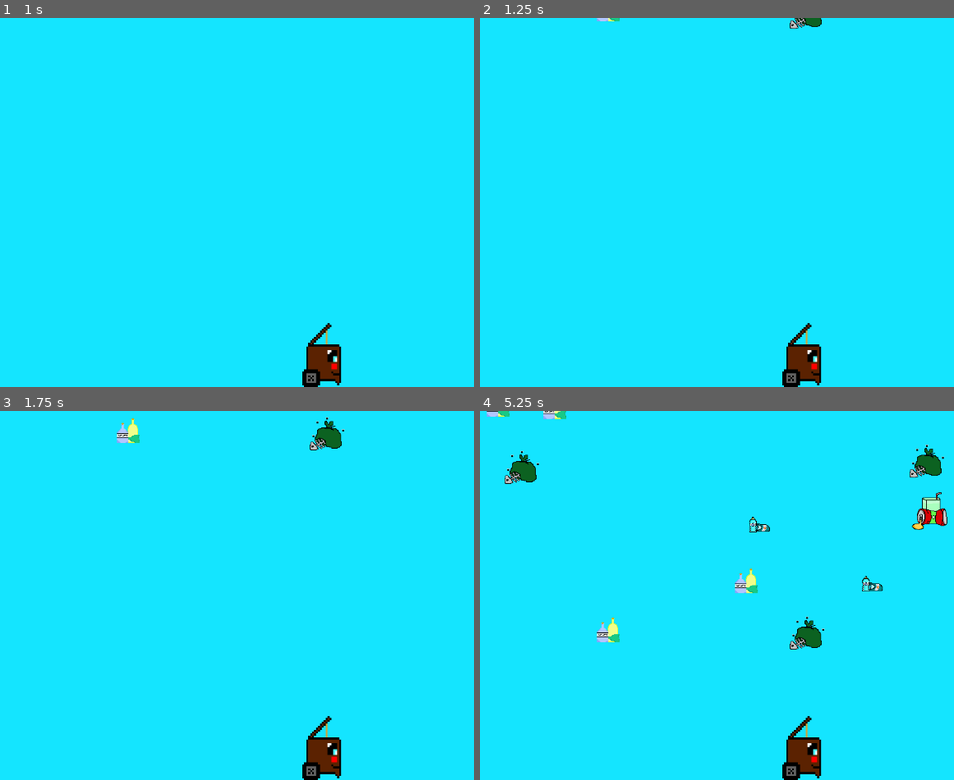
Above: before the commit, frames 1-4 (two rows, left to right).
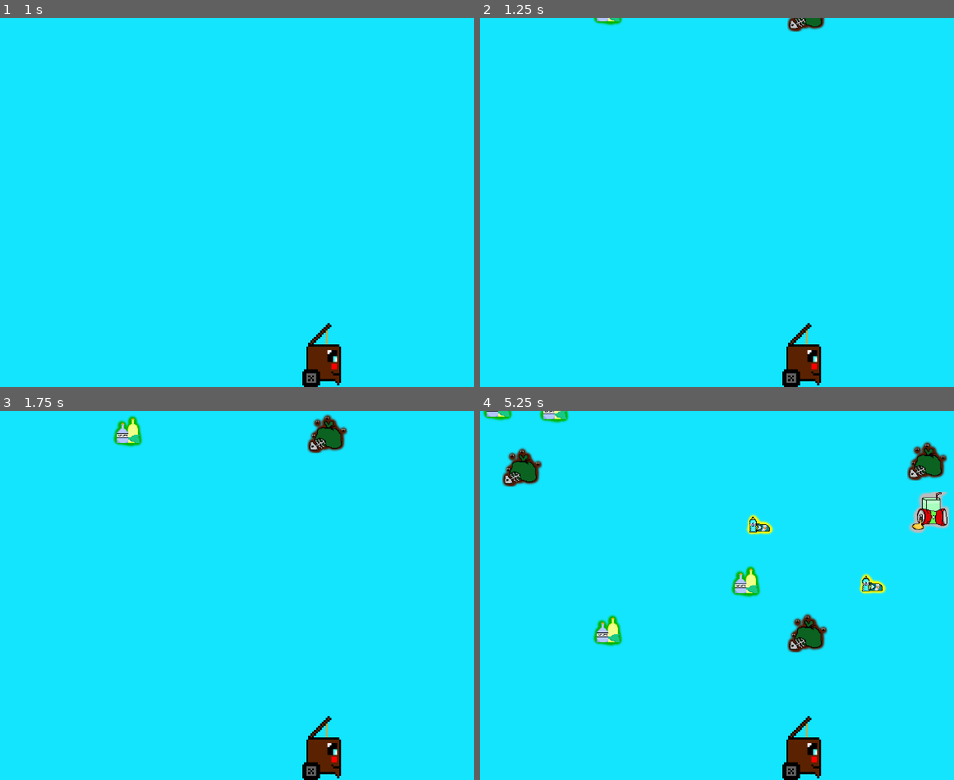
Above: after the commit, the same moments.

Repository: DJcrime/Trash-run
Game: Godot game, scene res://scenes/mainGame.tscn
Same seed, same stepped clock (60 frames per second), same inputs: the game is played once before the commit and once after it. This scene is started directly instead of the project's main scene.
Inputs:
- Up to frame 1 (1 s): tap Enter at 0.5 s
- Up to frame 2 (1.25 s): no input
- Up to frame 3 (1.75 s): no input
- Up to frame 4 (5.25 s): no input

Frame 1 is identical in both runs. In frame 2, 0.2% of the frame differs, in the area x 23-73%, y 0-4%; in frame 3, 0.5%; in frame 4, 2.2%, in the area x 0-99%, y 0-66%.

Commit message:
glow
added glowing effect to trashes so u can understand better the right bin

Diff:
--- a/characters/carton.tscn
+++ b/characters/carton.tscn
@@ -1,6 +1,7 @@
-[gd_scene load_steps=3 format=3 uid="uid://crnvhvrr7wx7o"]
+[gd_scene load_steps=4 format=3 uid="uid://crnvhvrr7wx7o"]
 
 [ext_resource type="Texture2D" uid="uid://cbg7v0vb8dau6" path="res://grafiche/trashes/cartone.png" id="1_c81lu"]
+[ext_resource type="Texture2D" uid="uid://b4gr4f237gp84" path="res://grafiche/trashes/Shadows/cartonShadow.png" id="1_mvm0i"]
 
 [sub_resource type="RectangleShape2D" id="RectangleShape2D_p7c1l"]
 size = Vector2(51, 41)
@@ -12,5 +13,11 @@
 position = Vector2(-2.5, -3.5)
 shape = SubResource("RectangleShape2D_p7c1l")
 
+[node name="CartonShadow" type="Sprite2D" parent="."]
+modulate = Color(0, 0.0313726, 1, 1)
+position = Vector2(-2, 0)
+scale = Vector2(1.1, 1.1)
+texture = ExtResource("1_mvm0i")
+
 [node name="Sprite2D" type="Sprite2D" parent="."]
 texture = ExtResource("1_c81lu")
--- a/characters/glass.tscn
+++ b/characters/glass.tscn
@@ -1,7 +1,8 @@
-[gd_scene load_steps=4 format=3 uid="uid://ced0rf1j0l7uf"]
+[gd_scene load_steps=5 format=3 uid="uid://ced0rf1j0l7uf"]
 
 [ext_resource type="Script" path="res://scripts/glass.gd" id="1_m4b2h"]
 [ext_resource type="Texture2D" uid="uid://dirf6ak2sn3qw" path="res://grafiche/trashes/vetri.png" id="2_1cxml"]
+[ext_resource type="Texture2D" uid="uid://dd0rwpqlgudof" path="res://grafiche/trashes/Shadows/vetriShadow.png" id="2_87wp3"]
 
 [sub_resource type="RectangleShape2D" id="RectangleShape2D_tblia"]
 size = Vector2(40, 43)
@@ -10,9 +11,14 @@
 collision_layer = 2
 script = ExtResource("1_m4b2h")
 
-[node name="Sprite2D" type="Sprite2D" parent="."]
-texture = ExtResource("2_1cxml")
-
 [node name="CollisionShape2D" type="CollisionShape2D" parent="."]
 position = Vector2(1, -0.5)
 shape = SubResource("RectangleShape2D_tblia")
+
+[node name="VetriShadow" type="Sprite2D" parent="."]
+modulate = Color(0, 0.709804, 0, 1)
+position = Vector2(-1, 0)
+texture = ExtResource("2_87wp3")
+
+[node name="Sprite2D" type="Sprite2D" parent="."]
+texture = ExtResource("2_1cxml")
--- a/characters/indifferenziata.tscn
+++ b/characters/indifferenziata.tscn
@@ -1,6 +1,7 @@
-[gd_scene load_steps=3 format=3 uid="uid://x5n3c1t0jbua"]
+[gd_scene load_steps=4 format=3 uid="uid://x5n3c1t0jbua"]
 
 [ext_resource type="Texture2D" uid="uid://duf10l3585cf4" path="res://grafiche/trashes/indifferenziata.png" id="1_4fnfp"]
+[ext_resource type="Texture2D" uid="uid://bivx2ivtjhqrd" path="res://grafiche/trashes/Shadows/indifferenziataShadow.png" id="1_5l8wl"]
 
 [sub_resource type="RectangleShape2D" id="RectangleShape2D_h271e"]
 size = Vector2(56, 61)
@@ -12,6 +13,12 @@
 position = Vector2(-1, -2.5)
 shape = SubResource("RectangleShape2D_h271e")
 
+[node name="IndifferenziataShadow" type="Sprite2D" parent="."]
+modulate = Color(0.737255, 0.737255, 0.737255, 1)
+position = Vector2(-4, -2)
+scale = Vector2(1.03, 1.03)
+texture = ExtResource("1_5l8wl")
+
 [node name="Sprite2D" type="Sprite2D" parent="."]
 texture = ExtResource("1_4fnfp")
 offset = Vector2(-2.95, -1.765)
--- a/characters/plastic.tscn
+++ b/characters/plastic.tscn
@@ -1,5 +1,6 @@
-[gd_scene load_steps=3 format=3 uid="uid://vpkq3g5h5na7"]
+[gd_scene load_steps=4 format=3 uid="uid://vpkq3g5h5na7"]
 
+[ext_resource type="Texture2D" uid="uid://ygn80r1asad1" path="res://grafiche/trashes/Shadows/plasticaShadow.png" id="1_5ikii"]
 [ext_resource type="Texture2D" uid="uid://dyr2w6457ec0u" path="res://grafiche/trashes/plastica.png" id="1_f2ach"]
 
 [sub_resource type="RectangleShape2D" id="RectangleShape2D_e7g6r"]
@@ -12,6 +13,11 @@
 position = Vector2(7.5, -1)
 shape = SubResource("RectangleShape2D_e7g6r")
 
+[node name="PlasticaShadow" type="Sprite2D" parent="."]
+modulate = Color(1, 1, 0, 1)
+position = Vector2(0, -13)
+texture = ExtResource("1_5ikii")
+
 [node name="Sprite2D" type="Sprite2D" parent="."]
 texture = ExtResource("1_f2ach")
 offset = Vector2(0.24, -13.265)
--- a/characters/umido.tscn
+++ b/characters/umido.tscn
@@ -1,5 +1,6 @@
-[gd_scene load_steps=3 format=3 uid="uid://chaksv2w40rk8"]
+[gd_scene load_steps=4 format=3 uid="uid://chaksv2w40rk8"]
 
+[ext_resource type="Texture2D" uid="uid://ewyak0kowdku" path="res://grafiche/trashes/Shadows/umidoShadow.png" id="1_3ayep"]
 [ext_resource type="Texture2D" uid="uid://df3mmdbtn3q4u" path="res://grafiche/trashes/umido.png" id="1_o7d2n"]
 
 [sub_resource type="RectangleShape2D" id="RectangleShape2D_lvnce"]
@@ -12,6 +13,11 @@
 position = Vector2(-1.5, -2.5)
 shape = SubResource("RectangleShape2D_lvnce")
 
+[node name="UmidoShadow" type="Sprite2D" parent="."]
+modulate = Color(0.329412, 0.0941176, 0, 1)
+position = Vector2(1, -4)
+texture = ExtResource("1_3ayep")
+
 [node name="Sprite2D" type="Sprite2D" parent="."]
 texture = ExtResource("1_o7d2n")
 offset = Vector2(0, -3.795)
Binary file added: grafiche/trashes/Shadows/cartonShadow.png
Not shown, added: grafiche/trashes/Shadows/cartonShadow.png.import
Binary file added: grafiche/trashes/Shadows/indifferenziataShadow.png
Not shown, added: grafiche/trashes/Shadows/indifferenziataShadow.png.import
Binary file added: grafiche/trashes/Shadows/plasticaShadow.png
Not shown, added: grafiche/trashes/Shadows/plasticaShadow.png.import
Binary file added: grafiche/trashes/Shadows/umidoShadow.png
Not shown, added: grafiche/trashes/Shadows/umidoShadow.png.import
Binary file added: grafiche/trashes/Shadows/vetriShadow.png
Not shown, added: grafiche/trashes/Shadows/vetriShadow.png.import
Binary file changed: grafiche/trashes/indifferenziata.png
Binary file changed: grafiche/trashes/plastica.png
(and 2 more such lines)
